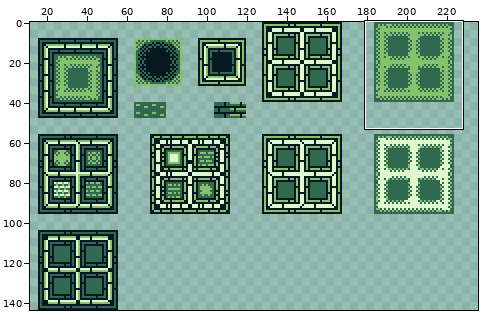
Two versions of one sprite sheet, assets/tilesets/TileSet_Maze.png. Above: a wide view before the commit, with the close-up outlined.
Close-up. First the earlier version:
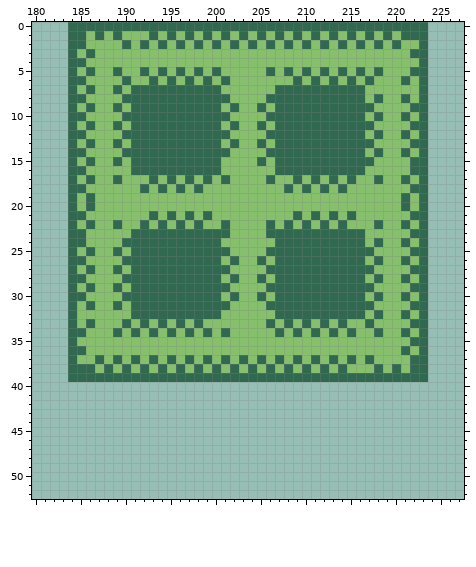
The file is 240x144 pixels. Shown: x 180..227, y 0..52. The wide view leaves out empty margins. The commit also changed other parts of the picture, which this record leaves out.
Now the later version:
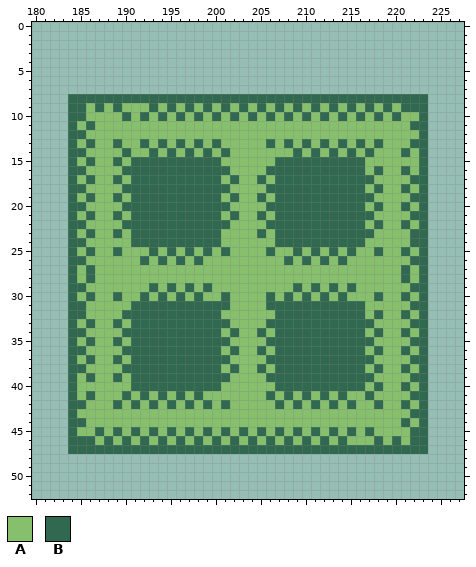
Palette (. is transparent): A #86c06c  B #306850
From old to new:
Changed rows in their new state; - is an unchanged pixel.
first column x 184:
 0 ........................................
 1 ........................................
 2 ........................................
 3 ........................................
 4 ........................................
 5 ........................................
 6 ........................................
 7 ........................................
 8 --BBBB------------BBBB-----------B-BB-B-
 9 -BAB---AA-A-A-A-ABAB----A-A-A-A-A--B-B--
10 -------A-A-A-A-A-AB-B--A-A-A-A-A----BA--
11 -----A-AAAAAAAAAA-A--A-AAAAAAAAAAA------
12 ------AAAAAAAAAAAA----AAAAAAAAAAA-A--A--
13 -------A-A-A-A-A--A--ABA-A-A-A-A-AB-----
14 -------AA-A-A-A-A-----AAA-A-A-A-ABA-----
15 ---------------------A-----------A----A-
16 ------B----------B----B-----------B--BA-
17 -------BB-B-B-B-BAB--BABB-B-B-B-BBA--AB-
18 ------BB-B-B-B-BBB----BB-B-B-B-BB-B--BA-
19 -----B-BBBBBBBBBB-B--B-BBBBBBBBBBB---AB-
20 -BA---BBBBBBBBBBBB----BBBBBBBBBBB-B-----
21 -AB--B-BB-B-B-B-B-B--B-BB-B-B-B-BB------
22 -BA--ABB-B-B-B-BB------B-B-B-B-BB-------
23 -AB--B-----------A---BA----------B------
24 ------A---------------------------A--AB-
25 -------AA-A-A-A-A------AA-A-A-A-AAB--BA-
26 ------AA-A-A-A-AA-A--A-A-A-A-A-AA-A--AB-
27 -----A-AAAAAAAAAAA----AAAAAAAAAAAA---BA-
28 -AB---AAAAAAAAAAA-A--A-AAAAAAAAAA-A-----
29 -BA--A-AA-A-A-A-AA----AAA-A-A-A-AA------
30 -AB--BAA-A-A-A-AABA--ABA-A-A-A-AA-------
31 -BA--A---------------------------A------
32 -B----B---------------------------------
33 -----BAB-B-B-B-BBB-----B-B-B-B-BB-------
34 -----AB-B-B-B-B-BAB--B--B-B-B-B-B-------
35 --B--B-BBBBBBBBBBB----BBBBBBBBBBBB------
36 ------BBBBBBBBBBB-B--B-BBBBBBBBBB-B-----
37 --BA----B-B-B-B-B--A-AB-B-B-B-B-B-------
38 --A-A--B-B-B-B-B----ABAB-B-B-B-BB---ABA-
39 -A-AA-A-----------AAAA------------AAAA--
40 BAAAAAABBBBBBBBBBAAAAAABBBBBBBBBBABAABAB
41 BABAAABABABABABAAAAAAABABABABABAABAAAABB
42 BBAAABABABABABABABAAAAABABABABABAABAABAB
43 BAAAAAAAAAAAAAAAAAAAAAAAAAAAAAAAAAAAAABB
44 BBAAAAAAAAAAAAAAAAAAAAAAAAAAAAAAAAAAABAB
45 BAABABABABABABABABABABABABABABABABAAAABB
46 BBBABABABABABABABABABABABABABABAAABABABB
47 BBBBBBBBBBBBBBBBBBBBBBBBBBBBBBBBBBBBBBBB
Changed places in both close-ups, as pixel boxes (x1, y1, x2, y2):
changed: (68, 22, 428, 454)
